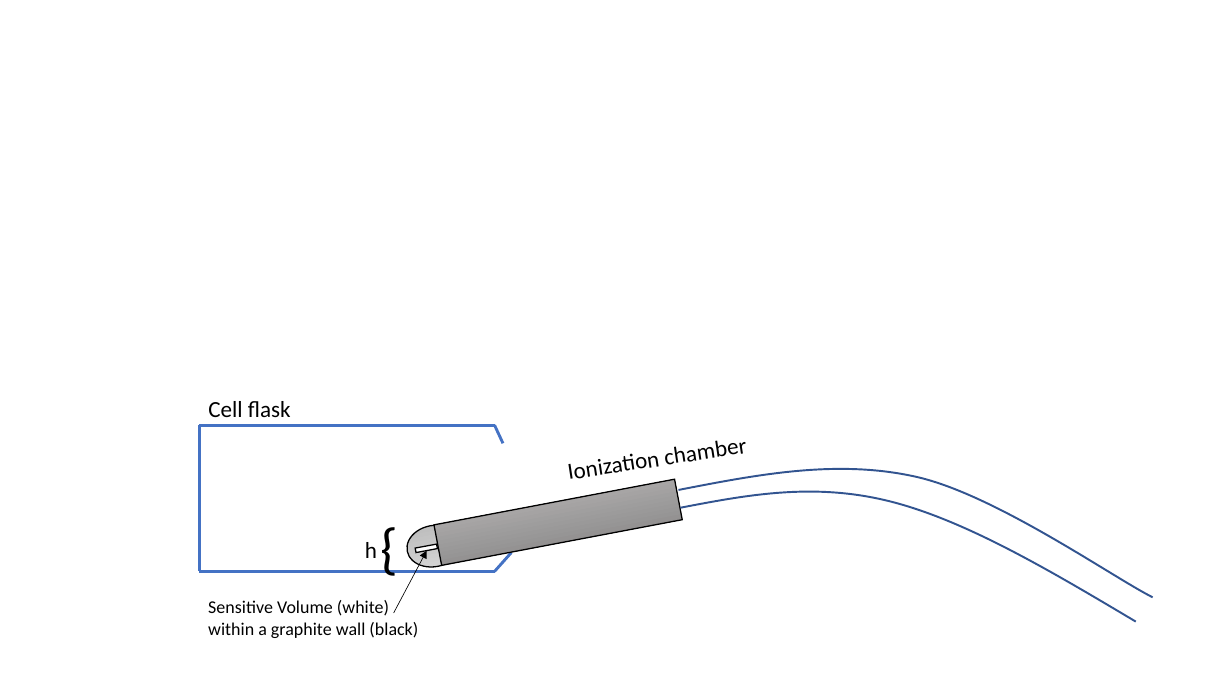
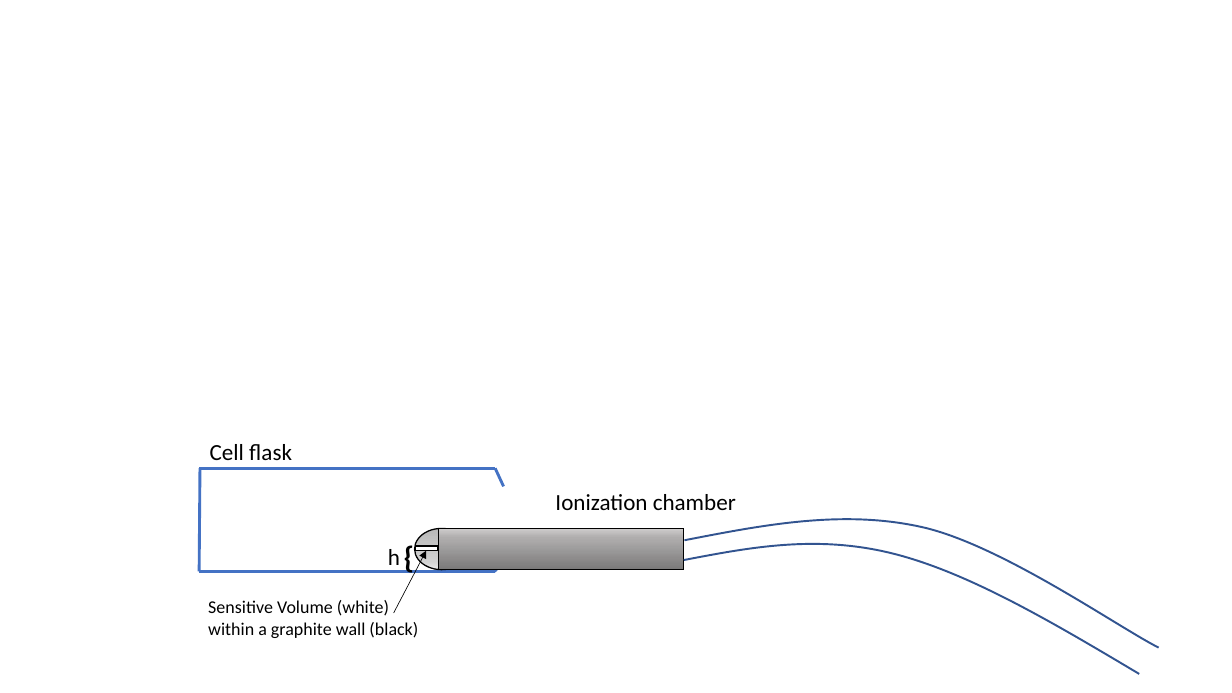
Before and after one commit to jacobllie/ProGrid, a slide deck: slide 1 of Thesis/figures/ionchamber_in_flask.pptx. Drawn at 1232x693 pixels with LibreOffice and Linux fonts; fonts in the diff are those of the drawing. Boxes give left, top, right and bottom in pixels: in the first picture for what was removed or moved away, otherwise in the second. Text is boxed around its words. In the diff, an @@ line names an element or a change of style, - is before the commit and + after.

```diff
--- a/Thesis/figures/ionchamber_in_flask.pptx
+++ b/Thesis/figures/ionchamber_in_flask.pptx
@@ line moved from (200, 425) - (200, 571) to (200, 469) - (200, 571) @@
@@ 2 lines, 1 text: place and size @@
-2 lines, 1 text at [200,401,503,444]
+2 lines, 1 text at [200,444,504,486]
@@ text "Ionization chamber": place and size @@
-text "Ionization chamber" at [556,415,818,491]
+text "Ionization chamber" at [555,494,736,510]
@@ text "Ionization chamber" at [555,494,736,510]: rotation 351 to 0 degrees @@
@@ text "h" rewrapped from [365,542,377,558] to [388,549,400,572] @@
@@ text "{": place and size @@
-text "{" at [372,507,433,585]
+text "{" at [395,533,456,579]
@@ text "{" at [395,533,456,579]: size 44 to 24 pt, bold on @@
@@ rotation 349 to 0 degrees in 3 elements at [416,546,438,551], [415,529,469,570], [438,529,683,570] @@
@@ freeform shape: place and size @@
-freeform shape at [678,469,1153,597]
+freeform shape at [685,519,1159,648]
@@ freeform shape: place and size @@
-freeform shape at [680,492,1136,622]
+freeform shape at [684,544,1140,675]
```
Also in this commit, not shown: 16 other files.
